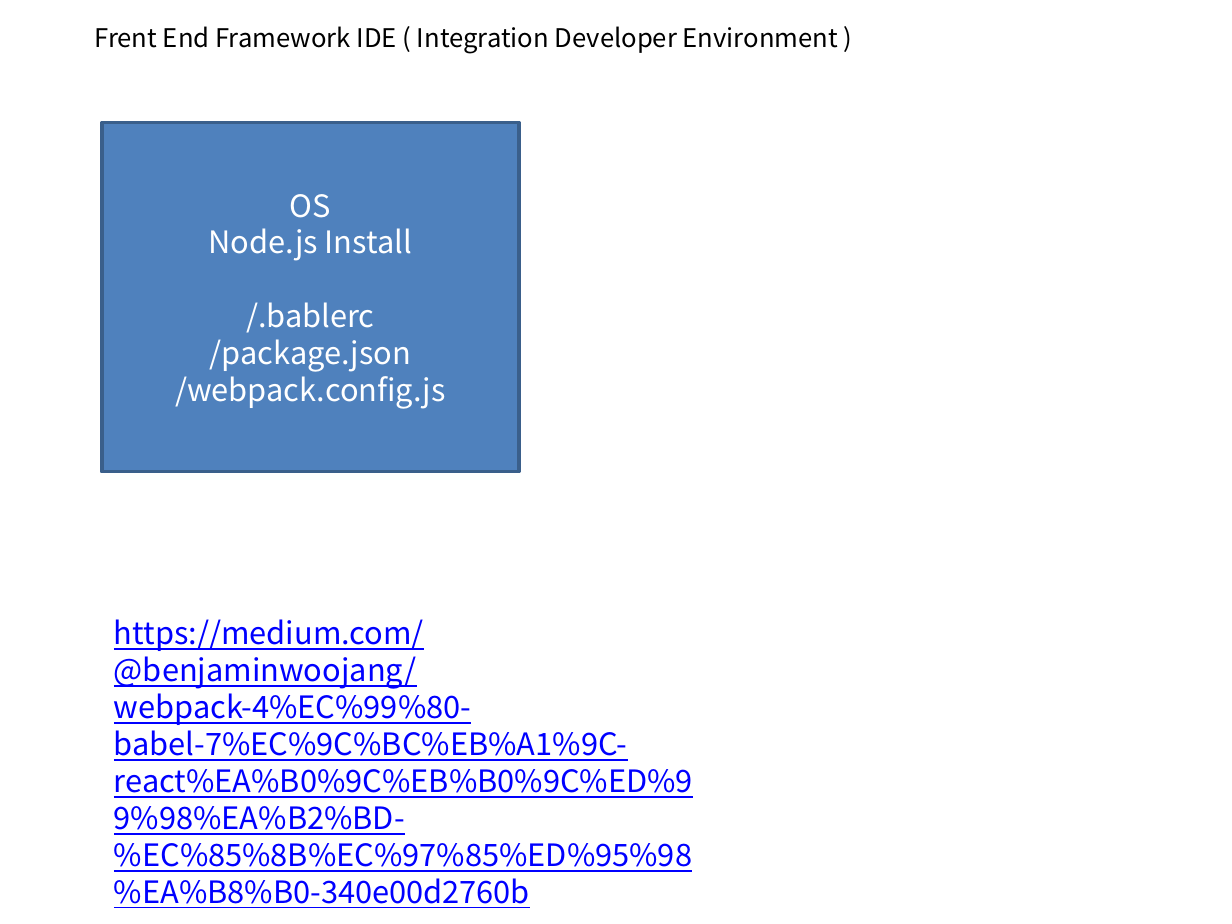
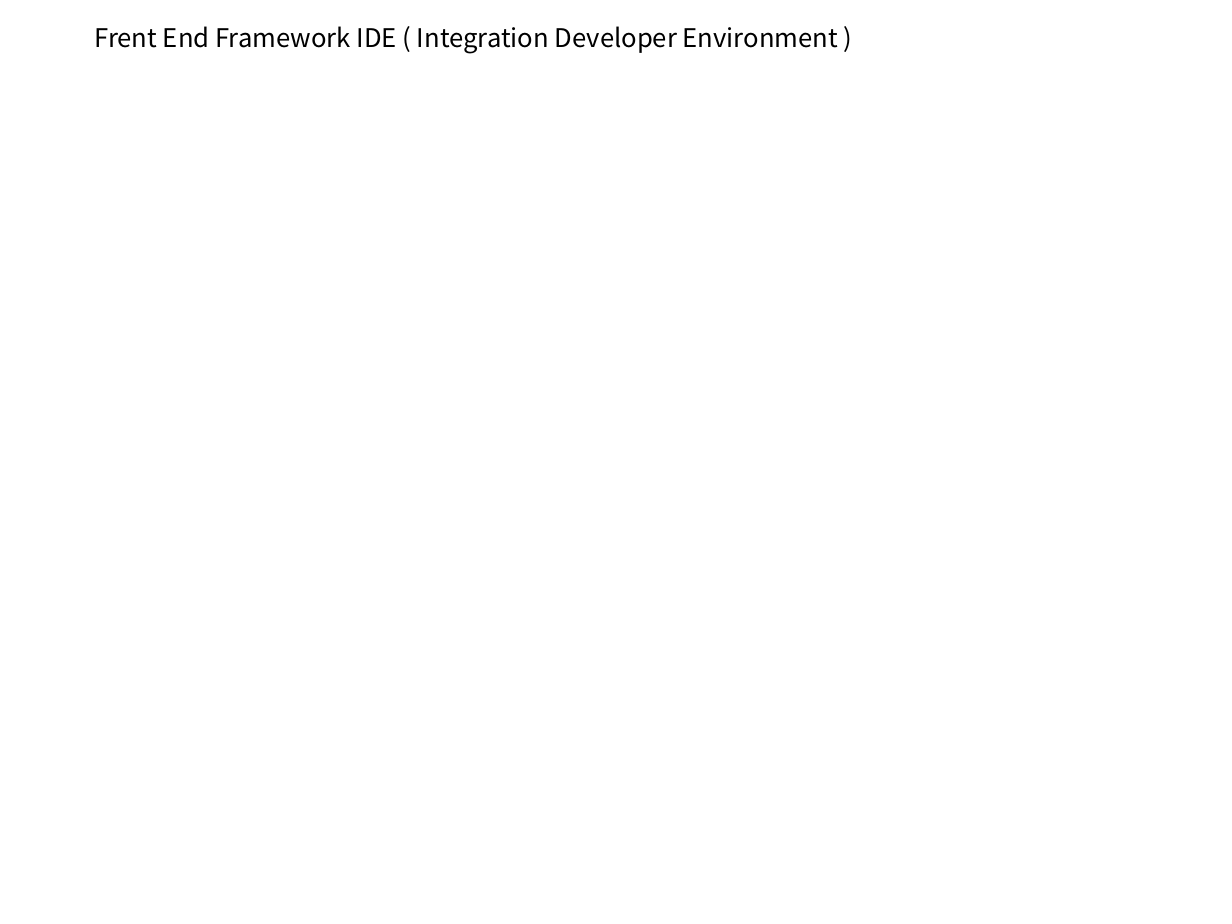
Before and after one commit to zipdrv85/vueStudy, a slide deck: slide 3 of doc/3주차 스터디 IDE.pptx. Drawn at 1232x924 pixels with LibreOffice and Linux fonts; fonts in the diff are those of the drawing; background and template pictures are left out. Boxes give left, top, right and bottom in pixels: in the first picture for what was removed or moved away, otherwise in the second. Text is boxed around its words. In the diff, an @@ line names an element or a change of style, - is before the commit and + after.

```diff
--- a/doc/3주차 스터디 IDE.pptx
+++ b/doc/3주차 스터디 IDE.pptx
@@ rectangle removed at [102,122,520,471] @@
-OS
-Node.js Install
-/.bablerc
-/package.json
-/webpack.config.js
@@ text removed at [114,619,693,908] @@
-https://medium.com/@benjaminwoojang/webpack-4%EC%99%80-babel-7%EC%9C%BC%EB%A1%9C-react%EA%B0%9C%EB%B0%9C%ED%99%98%EA%B2%BD-%EC%85%8B%EC%97%85%ED%95%98%EA%B8%B0-340e00d2760b
```
Also in this commit, not shown: 2 other files.
